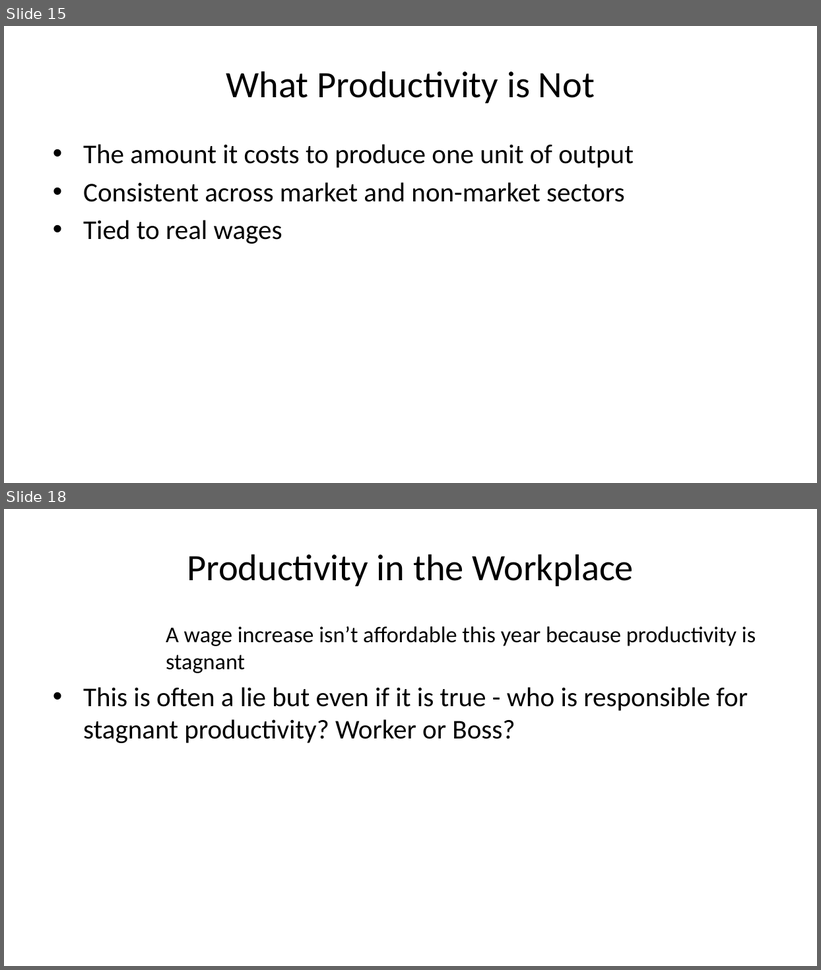
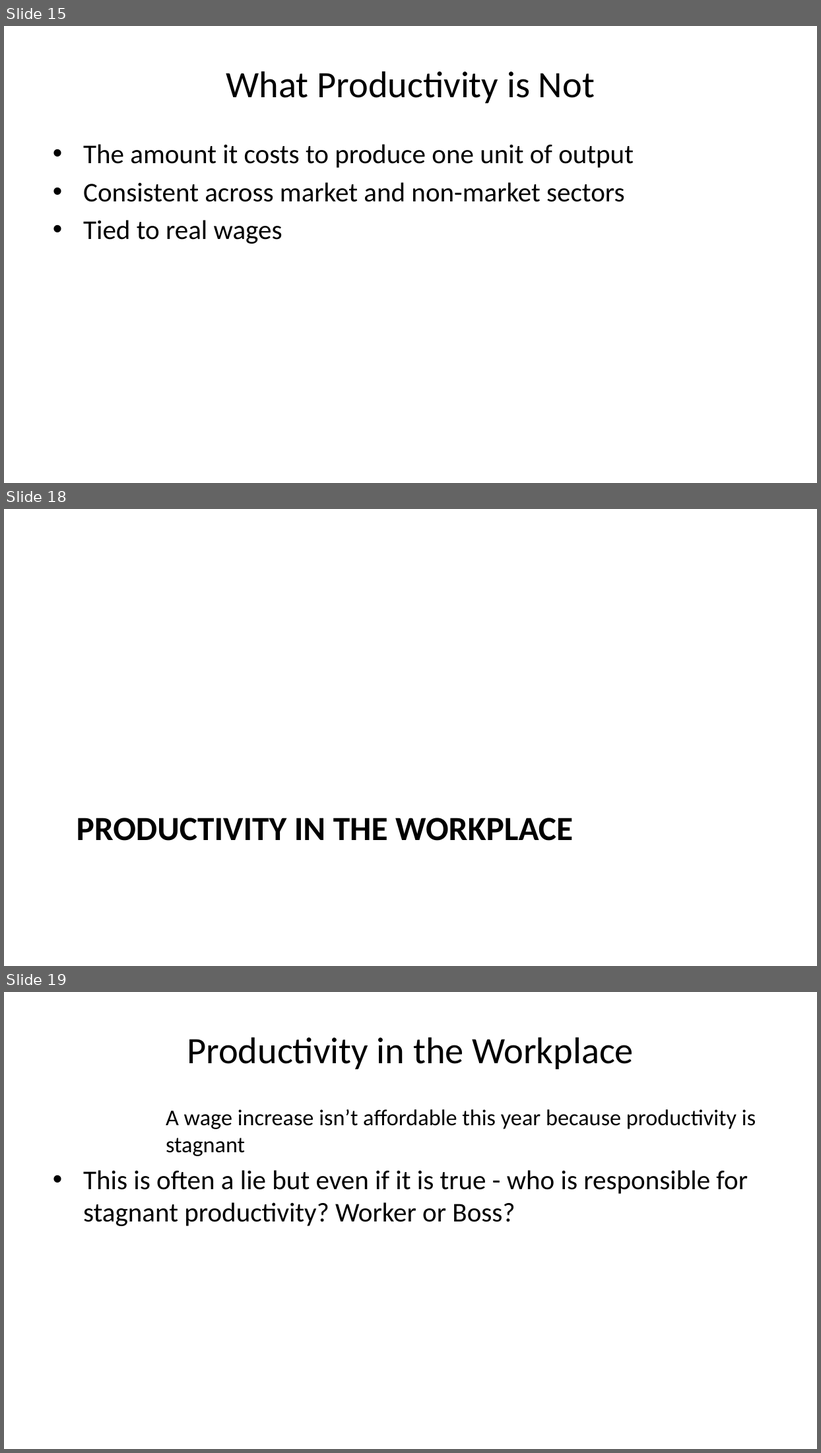
Before and after one commit to amwu-nrc/economics-presentations, a slide deck: organiser-education-productivity.pptx. Shown one above the other, each under a label of ours: slides 15 and 18 before the commit, slides 15, 18 and 19 after it; the slides between them are not shown. The pictures are 821x970 and 821x1453 pixels, drawn with LibreOffice and Linux fonts; fonts in the diff are those of the drawing. Boxes give left, top, right and bottom in pixels: in the first picture for what was removed or moved away, otherwise in the second. Text is boxed around its words. In the diff, an @@ line names an element or a change of style, - is before the commit and + after.

```diff
--- a/organiser-education-productivity.pptx
+++ b/organiser-education-productivity.pptx
@@ slide 18 added at <box>4,509,817,966</box>, background #FFFFFF @@
@@ title added at <box>77,818,573,841</box>, 30 pt, text #000000, bold @@
+PRODUCTIVITY IN THE WORKPLACE
@@ what was slide 18 is now slide 19 @@
```
Also in this commit, not shown: 6 slides changed, 1 other slide added, 18 other files.
